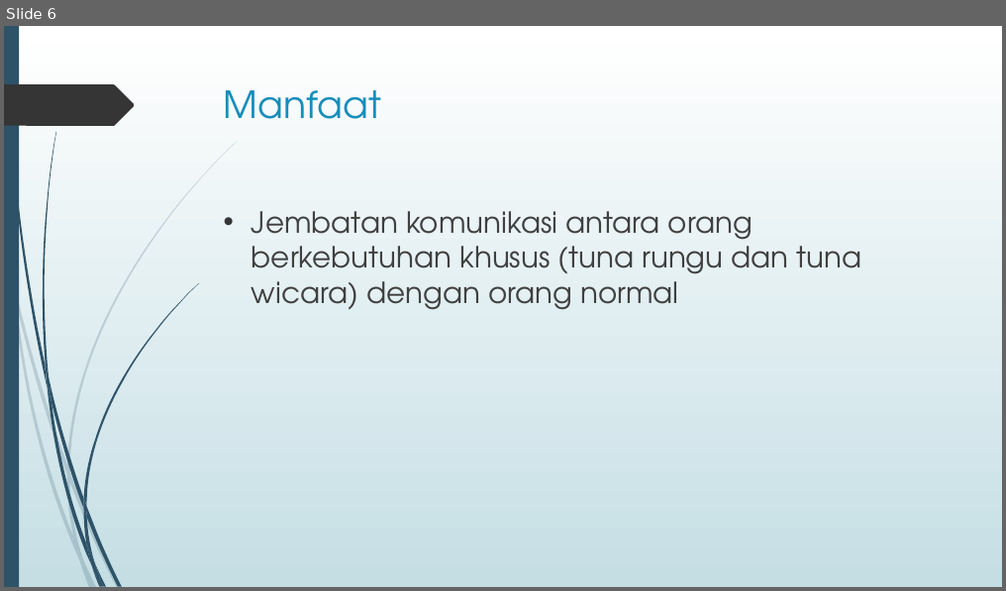
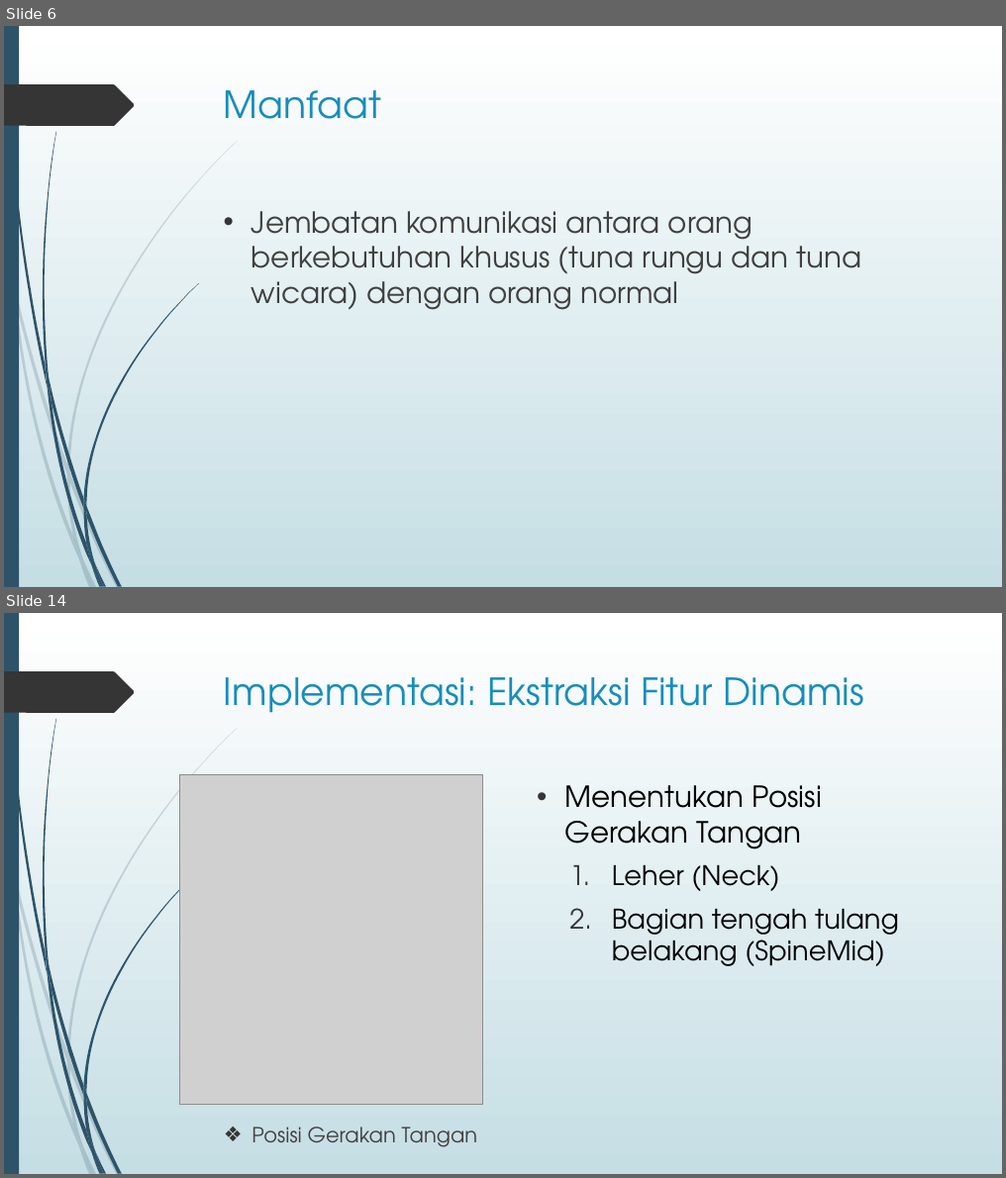
Before and after one commit to yahya1311/TAkisgan, a slide deck: Laporan/Presentasi Sidang.pptx. Shown one above the other, each under a label of ours: slide 6 before the commit, slides 6 and 14 after it; the slides between them are not shown. The pictures are 1006x591 and 1006x1178 pixels, drawn with LibreOffice and Linux fonts; fonts in the diff are those of the drawing; grey boxes stand for pictures. Boxes give left, top, right and bottom in pixels: in the first picture for what was removed or moved away, otherwise in the second. Text is boxed around its words. In the diff, an @@ line names an element or a change of style, - is before the commit and + after.

```diff
--- a/Laporan/Presentasi Sidang.pptx
+++ b/Laporan/Presentasi Sidang.pptx
@@ slide 14 added at <box>4,613,1002,1174</box>, background gradient #FFFFFF to #C5DEE5; not listed: 24 template elements that a slide beside it also shows @@
@@ title added at <box>224,677,864,713</box>, 36 pt, text #178DBB @@
+Implementasi: Ekstraksi Fitur Dinamis
@@ picture added at <box>180,774,483,1105</box> @@
@@ text added at <box>565,785,899,966</box>, 26 pt, text #000000 @@
+• Menentukan Posisi Gerakan Tangan
+  1. Leher (Neck)
+  2. Bagian tengah tulang belakang (SpineMid)
@@ text added at <box>252,1127,477,1148</box>, 20 pt, text #404040 @@
+❖ Posisi Gerakan Tangan
```
Also in this commit, not shown: 8 slides changed, 9 other slides added, 1 slide removed, 9 other files.
